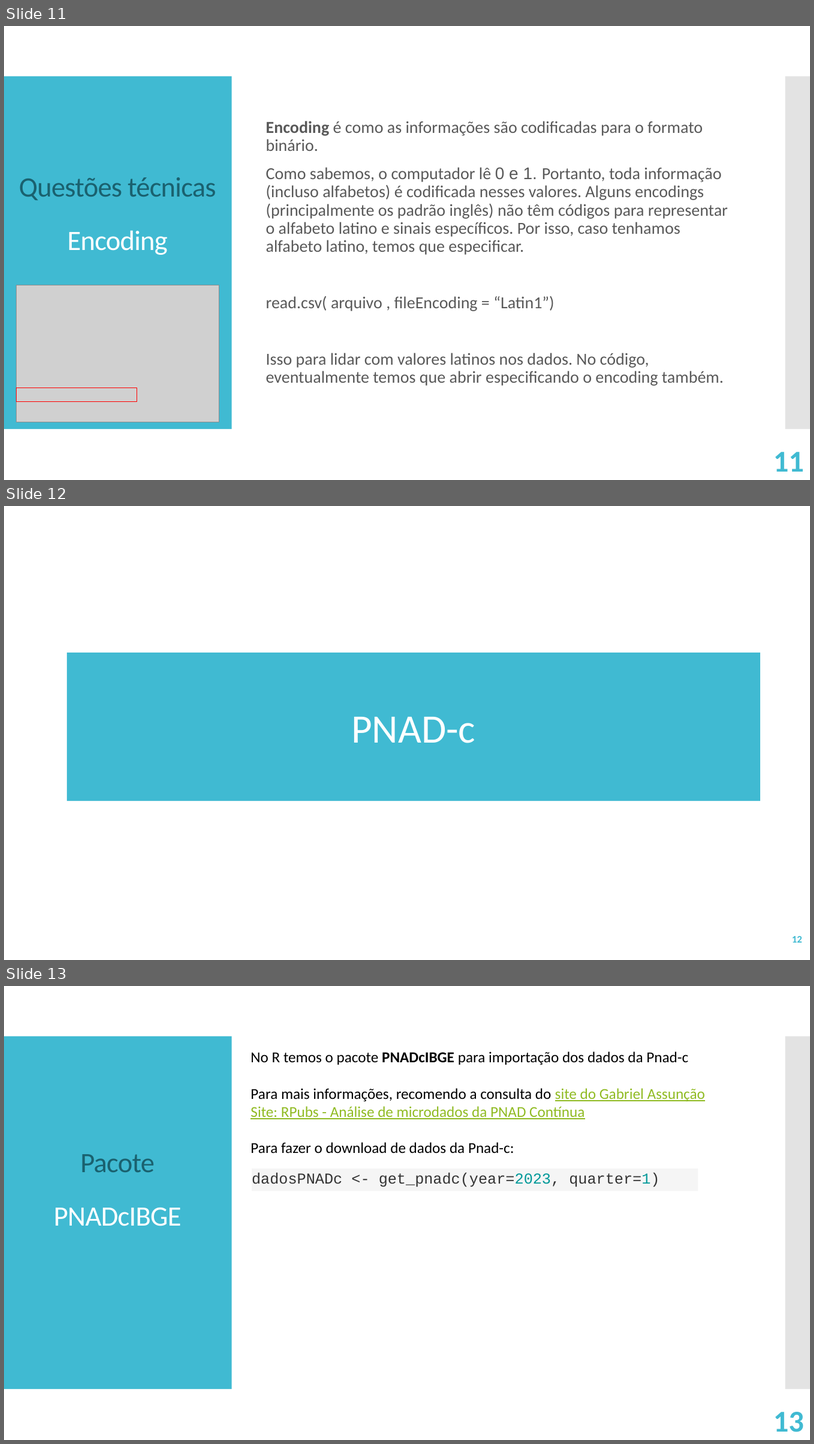
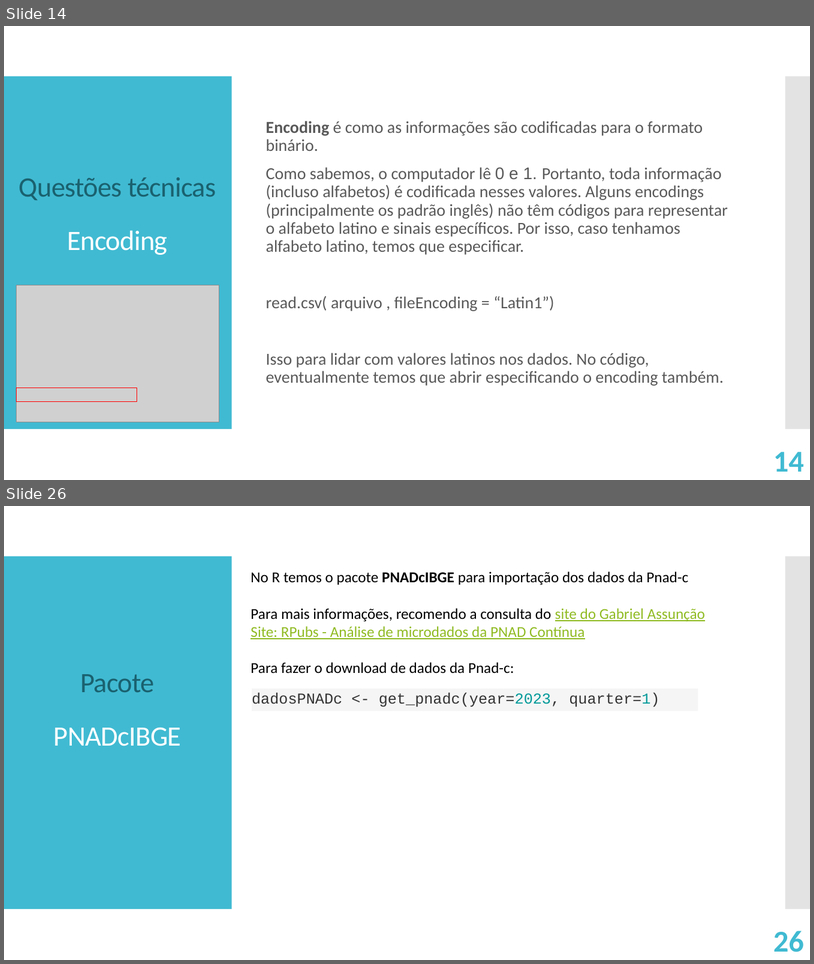
Before and after one commit to victorgalcantara/R-Intro, a slide deck: A03 - Mão na massa/A03 - Import and Tidy Data.pptx. Shown one above the other, each under a label of ours: slides 11, 12 and 13 before the commit, slides 14 and 26 after it; the slides between them are not shown. The pictures are 814x1444 and 814x964 pixels, drawn with LibreOffice and Linux fonts; fonts in the diff are those of the drawing; grey boxes stand for pictures. Boxes give left, top, right and bottom in pixels: in the first picture for what was removed or moved away, otherwise in the second. Text is boxed around its words. In the diff, an @@ line names an element or a change of style, - is before the commit and + after.

```diff
--- a/A03 - Mão na massa/A03 - Import and Tidy Data.pptx
+++ b/A03 - Mão na massa/A03 - Import and Tidy Data.pptx
@@ slide 12 removed at (4, 506, 810, 960), background #FFFFFF @@
@@ rectangle removed at (67, 652, 761, 801) @@
-PNAD-c
@@ page number removed at (792, 936, 803, 942) @@
-12
@@ what was slide 11 is now slide 14 @@
@@ page number at (774, 451, 804, 471): text changed @@
-11
+14
@@ what was slide 13 is now slide 26 @@
@@ page number at (774, 930, 804, 952): text changed @@
-13
+26
```
Also in this commit, not shown: 1 slide changed, 19 slides added, 6 other files.
